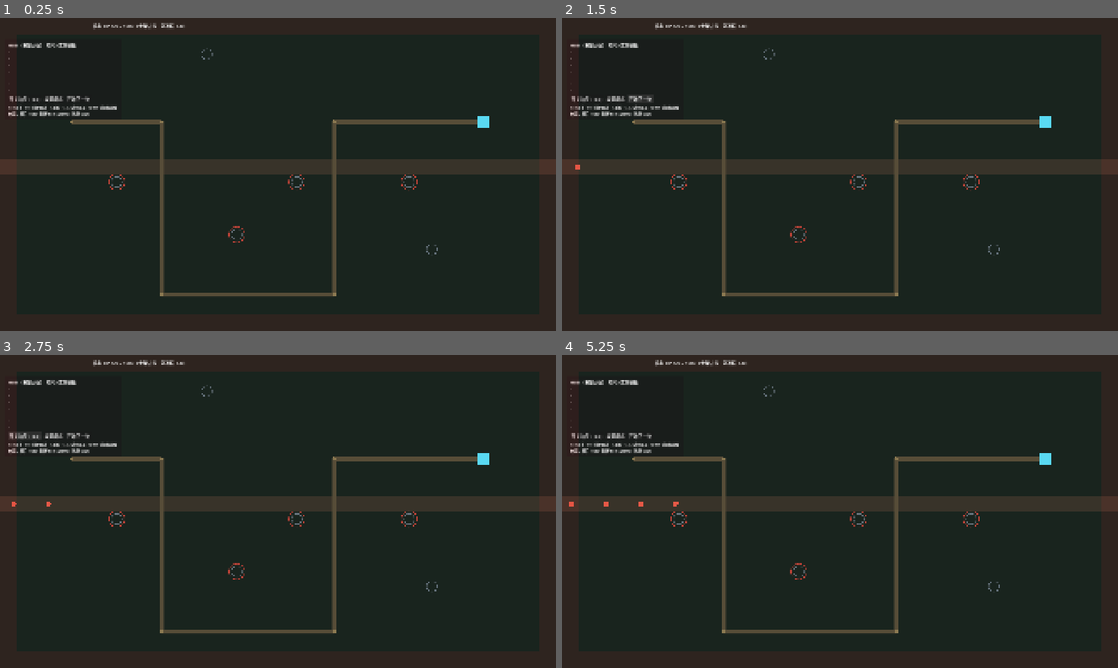
Above: before the commit, frames 1-4 (two rows, left to right).
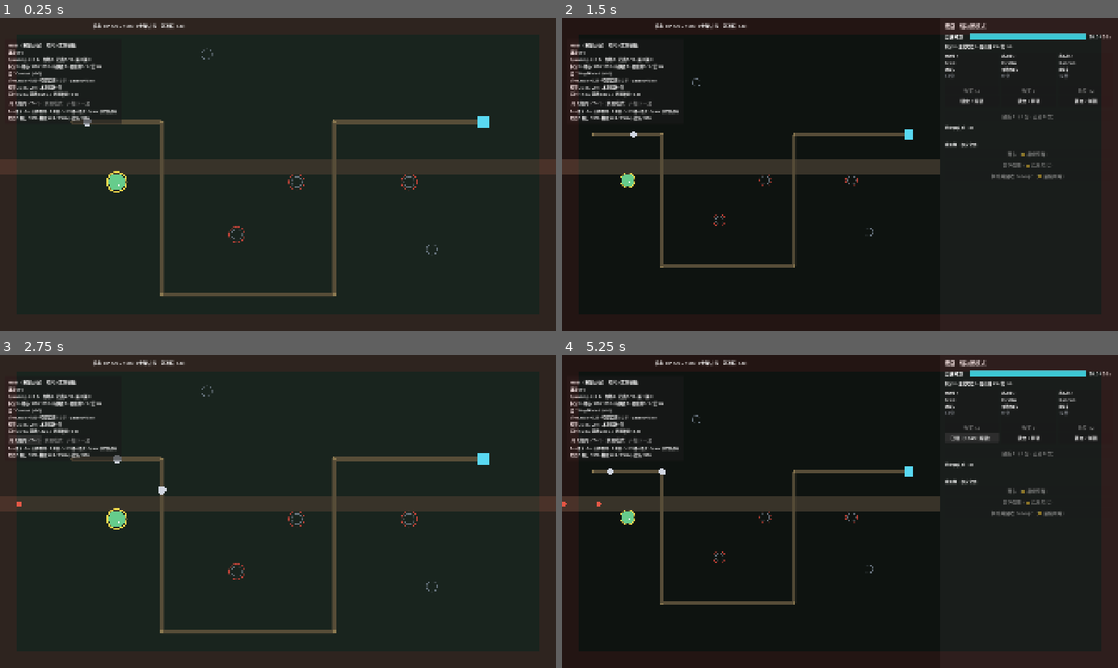
Above: after the commit, the same moments.

Repository: w814929152/corebound
Game: Godot game, scene res://scenes/main.tscn
The game is run twice, just before and just after one commit, with the same random seed, the same clock (stepped at 60 frames per second) and the same inputs.
Inputs (mouse positions are in pixels of both pictures, inside the frame that each line leads up to):
- Up to frame 1 (0.25 s): no input
- Up to frame 2 (1.5 s): click "开始下一波" (after the commit: "开关抽屉 (Tab)") at 0.5 s; click (639, 99) at 1.25 s, where only the run before the commit has a clickable "开始下一波"
- Up to frame 3 (2.75 s): click "开关抽屉 (Tab)" at 2 s
- Up to frame 4 (5.25 s): click "放置模式" (after the commit: "开关抽屉 (Tab)") at 2.75 s; click "放置模式" at 3.5 s; click "开关抽屉 (Tab)" at 4.25 s; click (973, 436) at 5 s, where only the run after the commit has a clickable "锁定 / 解锁"

The runs differ from the first frame. In frame 1, 1.9% of the frame differs, in the area x 1-23%, y 10-56%; in frame 2, 8.3%; in frame 3, 2.0%; in frame 4, 8.4%, in the area x 0-100%, y 1-89%.
Error before the commit: Parse Error: Cannot infer the type of "slot" variable because the value doesn't have a set type. (res://scripts/gameplay/shop_controller.gd:159)

Commit message:
切片8续: I-7塔位点选(D-9单塔效果卡2次输入+D-TB-6强制点选)
- shop_runtime: selected_tower_slot状态+select_tower/clear_selection+Tag合法性(tower_accepts_tag/can_attach_card/get_legal_hosts,D-8①中性塔收任意)+_reinforce_host(点选合法→该塔否则主塔)+legal_note三态(主塔收/强制点选/无宿主H8)
- monster_layer: 已建塔渲染(原型色+h层刻度+主塔描边)+选中高亮(青圈)+D-TB-6合法宿主高亮(橙底圈)+点击命中_hit_tower_slot发tower_select_requested(ALWAYS收点击)
- time_director: tower_select_requested信号; shop_controller: _on_tower_select_requested接线; battle_shop: 注入controller到MonsterLayer
- 金标本零改动(AI恒不点选); 全量3147项断言0失败EXIT=0; 场景冒烟22项0失败零SCRIPT ERROR
- 修正切片4 D-8①断言为D-TB-6新口径(选择宿主塔)

Diff:
--- a/scripts/gameplay/shop_controller.gd
+++ b/scripts/gameplay/shop_controller.gd
@@ -85,9 +85,12 @@
 		d.wave_started.connect(_on_wave_started)
 	if not d.is_connected("wave_ended", _on_wave_ended):
 		d.wave_ended.connect(_on_wave_ended)
-	#  salvage_requested：🟡 后续切片（拆除回收结算器），本轮只登记不实现
+	#  salvage_requested：切片8 拆除回收结算器 + I-9 二次确认弹窗
 	if not d.is_connected("salvage_requested", _on_salvage_requested):
 		d.salvage_requested.connect(_on_salvage_requested)
+	#  I-7 塔位点选：MonsterLayer 点击塔 → runtime.select_tower
+	if not d.is_connected("tower_select_requested", _on_tower_select_requested):
+		d.tower_select_requested.connect(_on_tower_select_requested)
 
 
 ## 切片5：`WaveDirector` 注入。波次推进（刷怪 / 伤害 / 漏怪 / 结束判定）由它负责。
@@ -150,18 +153,29 @@
 	_emit_shop()
 
 
+## 🟡 切片8·I-7：战场塔位点选接线（MonsterLayer 点击塔 → runtime.select_tower）。
+##   🔴 纯接线：改的是 runtime 的**点选状态**（UI 侧临时选择），不改构筑数值；
+##      点选后 reinforce 卡的宿主由 `_reinforce_host()` 决定（点选合法→该塔，否则→主塔）。
+func _on_tower_select_requested(slot: int) -> void:
+	if runtime == null:
+		return
+	if runtime.select_tower(slot):
+		print("[shop_controller] 点选塔位 %d（reinforce 将投此塔，若 Tag 合法）" % slot)
+		_emit_shop()
+
+
 func _on_salvage_requested() -> void:
 	# 切片8 · 拆除回收 `Salvage`（I-9 二次确认弹窗，Q-C3 原文 / E8 / E15）
 	if runtime == null:
 		return
 	# 🟡 MVP：salvage_requested 无参（I-7 塔位点选随 D-9 后续切片）→ 目标取**主塔**
 	#    （与 reinforce 恒投 core_tower_slot 同口径）。有塔才可拆。
-	var slot := runtime.core_tower_slot()
+	var slot: int = runtime.core_tower_slot()
 	if slot < 0:
 		runtime.last_error = "场上无塔可拆除"
 		_emit_shop()
 		return
-	var prev := runtime.preview_salvage(slot)
+	var prev: Dictionary = runtime.preview_salvage(slot)
 	if not bool(prev["ok"]):
 		runtime.last_error = String(prev["reason"])
 		_emit_shop()
@@ -179,7 +193,7 @@
 		int(prev["cards_destroyed"]), int(prev["layers_destroyed"])]
 	# 🔴 E15：弹窗打开时世界仍 paused（dialog process_mode=ALWAYS，不解除暂停）
 	dlg.show_confirm("拆除并回收 Salvage？", body, func() -> void:
-		var res := runtime.salvage_tower(slot)
+		var res: Dictionary = runtime.salvage_tower(slot)
 		if bool(res["ok"]):
 			print("[shop_controller] 拆除塔位 %d：返还 %.0f 分 / 销毁 %d 张（%d 层）"
 				% [slot, float(res["refund"]), int(res["cards_destroyed"]), int(res["layers_destroyed"])])
--- a/scripts/gameplay/shop_runtime.gd
+++ b/scripts/gameplay/shop_runtime.gd
@@ -121,6 +121,12 @@
 var last_error: String = ""
 
 var _placing_index: int = -1    # 正在放置的待放置队列下标（-1 = 不在放置中）
+## 🟡 切片8·I-7 · 玩家点选的塔位（-1 = 未点选）。单塔效果卡（reinforce）购买时：
+##   · 有点选且该塔合法接收此卡 → 投该塔（2 次输入：先点塔再买）；
+##   · 否则 → 投主塔 `core_tower_slot()`（1 次输入默认）；
+##   · 主塔也不合法接收 → 无合法宿主（D-TB-6 强制点选 / H8 置灰）。
+## 🔴 仅玩家路线状态；金标本 AI 路线恒不点选（apply_action 恒投传入的 slot）。
+var selected_tower_slot: int = -1
 
 
 # ---------------------------------------------------------------------------
@@ -145,6 +151,7 @@
 	pending_cost = []
 	counts = {}
 	_placing_index = -1
+	selected_tower_slot = -1
 	last_error = ""
 
 
@@ -158,6 +165,7 @@
 	lock_index = -1                 # Q-SR4：锁定每波重置
 	counts = {}
 	_placing_index = -1
+	selected_tower_slot = -1        # I-7：点选每波清空（避免跨波残留误投）
 	last_error = ""
 	offers = deal_initial_shop()
 
@@ -343,7 +351,8 @@
 			# 建筑卡：买的时候**不落塔**（买/放解耦），落子走 `confirm_placement()`
 			return ["build", nm, null, null]
 		"reinforce":
-			var host := core_tower_slot()
+			# 🟡 I-7：宿主 = 点选合法塔 → 主塔 → 无合法宿主（D-TB-6 强制点选前置）
+			var host := _reinforce_host(nm)
 			if host < 0:
 				return []
 			if player.cards.has(nm):
@@ -375,6 +384,63 @@
 			top_l = li
 			top_h = hi
 	return top
+
+
+# ---------------------------------------------------------------------------
+#  切片8·I-7 · 单塔效果卡装配合法性（D-8①：禁止异 Tag；中性塔可接收任意 Tag）
+#  与 tower-build TB-7 `can_attach` / D-TB-6 `get_legal_hosts` 同口径。
+# ---------------------------------------------------------------------------
+## 某座塔能否接收这张单塔效果卡（Tag 匹配：塔中性 "" 收任意；否则需同 Tag）。
+func tower_accepts_tag(slot: int, card_name: String) -> bool:
+	for t in player.towers:
+		if int(t.slot) == slot:
+			var ctag := _TD.tower_tag(String(t.ctype))
+			if ctag == "":
+				return true                          # 中性塔（Arrow/Beacon）收任意 Tag
+			return ctag == _TD.reinf_tag(card_name)
+	return false
+
+
+## 该卡能否装配到指定塔（塔存在 + Tag 合法）。
+func can_attach_card(slot: int, card_name: String) -> bool:
+	if _tower_index(slot) < 0:
+		return false
+	return tower_accepts_tag(slot, card_name)
+
+
+## D-TB-6 强制点选用：所有能接收该卡的塔位（Array[int]）。
+func get_legal_hosts(card_name: String) -> Array:
+	var out: Array = []
+	for t in player.towers:
+		var s := int(t.slot)
+		if tower_accepts_tag(s, card_name):
+			out.append(s)
+	return out
+
+
+## I-7 点选/取消点选一座塔（供战场点击接线）。返回是否成功（塔位存在才可点）。
+func select_tower(slot: int) -> bool:
+	if _tower_index(slot) < 0:
+		last_error = "塔位 %d 不存在" % slot
+		return false
+	selected_tower_slot = slot
+	last_error = ""
+	return true
+
+
+func clear_selection() -> void:
+	selected_tower_slot = -1
+
+
+## 单塔效果卡的**实际宿主**：点选合法 → 用点选塔；否则 → 主塔（1 次输入默认）。
+## 返回 -1 = 无合法宿主（D-TB-6 强制点选 / H8 置灰的前置判据）。
+func _reinforce_host(card_name: String) -> int:
+	if selected_tower_slot >= 0 and can_attach_card(selected_tower_slot, card_name):
+		return selected_tower_slot
+	var core := core_tower_slot()
+	if core >= 0 and can_attach_card(core, card_name):
+		return core
+	return -1
 
 
 ## H8「无合法目标」的判定（E1 建筑卡 / E9 单塔效果卡）；全局卡恒 true。
@@ -403,16 +469,15 @@
 		"reinforce":
 			if player.towers.is_empty():
 				return "需先建造一座塔"                     # E9
-			var host := core_tower_slot()
-			if host < 0:
-				return "需先建造一座塔"
-			var ctag := ""
-			for t in player.towers:
-				if int(t.slot) == host:
-					ctag = _TD.tower_tag(String(t.ctype))
-			# D-8①：禁止异 Tag 装配；🔴 中性塔（tag == ""）可接收任意 Tag 卡
-			if ctag != "" and ctag != _TD.reinf_tag(nm):
-				return "主塔不接收该 Tag"                   # 🟡 点选副塔 = 2 次输入，后续切片
+			# 🟡 I-7：合法 = **存在任一塔可接收**（不只看主塔）。
+			#    · 主塔接收 → 1 次输入默认投主塔（legal_note=""）；
+			#    · 主塔不接收但有副塔接收 → D-TB-6 强制点选（仍 legal，只是要 2 次输入）；
+			#    · 无任何塔接收 → H8 置灰。
+			var hosts := get_legal_hosts(nm)
+			if hosts.is_empty():
+				return "无塔接收该 Tag"                   # H8：无任何合法宿主
+			if _reinforce_host(nm) < 0:
+				return "选择宿主塔"                       # D-TB-6：主塔不接收，需点选副塔
 			return ""
 		"econ":
 			return ""
@@ -796,6 +861,7 @@
 		"income_mult": float(player.income_mult),
 		"reroll_disc": float(player.reroll_disc),
 		"core_tower_slot": core_tower_slot(),
+		"selected_tower_slot": selected_tower_slot,   # I-7：点选塔位（-1=无）
 		"slots": slots,
 		"place_modes": place_modes,
 		"build": _SimPlayer.build_str(player),
--- a/scripts/ui/battle_shop.gd
+++ b/scripts/ui/battle_shop.gd
@@ -63,6 +63,8 @@
 			ml.bind_director(wave_director)
 		if ml.has_method("bind_time_director"):
 			ml.bind_time_director(director)
+		if ml.has_method("bind_controller"):
+			ml.bind_controller(controller)
 	var hud := get_node_or_null("HudLayer/Hud")
 	if hud != null and hud.has_method("bind_director"):
 		hud.bind_director(director)
--- a/scripts/ui/monster_layer.gd
+++ b/scripts/ui/monster_layer.gd
@@ -43,11 +43,17 @@
 
 var director: Node = null        # WaveDirector
 var time_director: Node = null   # TimeDirector（读抽屉宽，决定战场可视宽）
+## 🟡 切片8·I-7：商店控制器（读 runtime.snapshot() 画已建塔 + 点选/合法宿主高亮）。
+##   🔴 只读，不写玩法状态（与 WaveDirector 一样是"画面事实"来源）。
+var controller: Node = null
 var _slot_rows: Array = []
 var _snap: Dictionary = {}
 
 
 func _ready() -> void:
+	# 🔴 I-7：点选是商店期交互（安全窗 paused=true 下也要收点击）→ ALWAYS。
+	#    本节点仍只读玩法状态、只发意图信号，process_mode 只影响"能否收输入"。
+	process_mode = Node.PROCESS_MODE_ALWAYS
 	_slot_rows = _PathGeometry.slot_exposure(_Geo6.SLOTS6, 9.0)
 
 
@@ -62,6 +68,18 @@
 		return
 	if not d.is_connected("state_changed", _on_state_changed):
 		d.state_changed.connect(_on_state_changed)
+	queue_redraw()
+
+
+## I-7：注入 ShopController（读 runtime 画已建塔 + 点选/合法宿主高亮）。
+func bind_controller(c: Node) -> void:
+	controller = c
+	if c == null:
+		return
+	if not c.is_connected("shop_changed", _on_state_changed):
+		c.shop_changed.connect(_on_state_changed)
+	if not c.is_connected("run_changed", _on_state_changed):
+		c.run_changed.connect(_on_state_changed)
 	queue_redraw()
 
 
@@ -110,6 +128,133 @@
 	return Vector2(float(t["ox"]) + p.x * float(t["sc"]), float(t["oy"]) + p.y * float(t["sc"]))
 
 
+## I-7：屏幕坐标 → 塔位世界坐标的逆映射（点击命中判定用）。
+func _to_world(screen_p: Vector2) -> Vector2:
+	var t := _xform()
+	var sc := float(t["sc"])
+	return Vector2((screen_p.x - float(t["ox"])) / sc, (screen_p.y - float(t["oy"])) / sc)
+
+
+## I-7：点击战场上的塔 → 发 `tower_select_requested(slot)`（由 ShopController 接 runtime.select_tower）。
+##   · 只发意图、不改状态（SR-5）；命中半径 = 塔身半径 + 余量（像素级宽容）。
+##   · 🔴 仅商店抽屉展开时响应（战斗/收拢时点击战场不该改点选）。
+func _unhandled_input(event: InputEvent) -> void:
+	if not (event is InputEventMouseButton):
+		return
+	var mb := event as InputEventMouseButton
+	if not mb.pressed or mb.button_index != MOUSE_BUTTON_LEFT:
+		return
+	if controller == null or controller.runtime == null:
+		return
+	# 仅抽屉展开（商店期）可点选塔
+	var drawer_open := false
+	if time_director != null:
+		drawer_open = (int(time_director.sm.clock()["drawer"]) != 0)
+	if not drawer_open:
+		return
+	var hit := _hit_tower_slot(mb.global_position)
+	if hit >= 0:
+		# 交给 ShopController 接线（不直接调 runtime，守 SR-5 依赖方向）
+		if director != null:
+			director.emit_signal("tower_select_requested", hit)
+		get_viewport().set_input_as_handled()
+
+
+## 命中判定：找最近的**已建塔**塔位（世界坐标距离 < 命中半径）。返回 slot 或 -1。
+func _hit_tower_slot(screen_p: Vector2) -> int:
+	var wp := _to_world(screen_p)
+	var t := _xform()
+	var sc := float(t["sc"])
+	var hit_radius_world := maxf(9.0, sc * 1.6)     # 塔身半径 + 余量
+	var best := -1
+	var best_d := INF
+	if controller == null or controller.runtime == null:
+		return -1
+	for tw in controller.runtime.player.towers:
+		var s := int(tw.slot)
+		if s < 0 or s >= _Geo6.SLOTS6.size():
+			continue
+		var d := wp.distance_to(_Geo6.SLOTS6[s])
+		if d < hit_radius_world and d < best_d:
+			best = s
+			best_d = d
+	return best
+
+
+# ---------------------------------------------------------------------------
+#  已建塔渲染（I-7）
+# ---------------------------------------------------------------------------
+# 塔原型配色（占位，与怪物区分：塔偏青绿系）
+const C_TOWER_ARROW := Color(0.40, 0.80, 0.55, 1.0)   # 中性（Arrow）
+const C_TOWER_CANNON := Color(0.95, 0.55, 0.30, 1.0)  # fire（Cannon）
+const C_TOWER_FROST := Color(0.45, 0.70, 0.95, 1.0)   # frost（Frost）
+const C_TOWER_CORE := Color(0.95, 0.85, 0.30, 1.0)    # 主塔描边
+const C_SELECT := Color(0.35, 0.95, 0.95, 1.0)        # I-7 选中高亮
+const C_HOST := Color(0.95, 0.75, 0.35, 0.9)          # D-TB-6 合法宿主高亮
+
+
+func _tower_color(ctype: String) -> Color:
+	match ctype:
+		"Cannon":
+			return C_TOWER_CANNON
+		"Frost":
+			return C_TOWER_FROST
+		_:
+			return C_TOWER_ARROW
+
+
+## 画已建塔：塔原型色实心 + 层数刻度（h 个小点）+ 主塔描边 + 选中/合法宿主高亮。
+func _draw_towers(sc: float) -> void:
+	if controller == null or controller.runtime == null:
+		return
+	var snap: Dictionary = controller.runtime.snapshot()
+	# 🔴 snapshot 里塔位列表键是 "slots"（含 ctype/h/empty）；"towers" 是数量 int。
+	var towers: Array = snap.get("slots", [])
+	var selected: int = int(snap.get("selected_tower_slot", -1))
+	var core_slot: int = int(snap.get("core_tower_slot", -1))
+	var hosts: Array = _forced_select_hosts(snap)
+
+	for tw in towers:
+		if bool(tw.get("empty", true)):
+			continue
+		var slot: int = int(tw.get("slot", -1))
+		if slot < 0 or slot >= _Geo6.SLOTS6.size():
+			continue
+		var sp := _to_screen(_Geo6.SLOTS6[slot])
+		var h: int = int(tw.get("h", 1))
+		var rad := maxf(7.0, sc * 1.1)
+
+		# D-TB-6 合法宿主高亮（在塔身之下，作底圈）
+		if hosts.has(slot):
+			draw_arc(sp, rad + maxf(4.0, sc * 0.7), 0.0, TAU, 30, C_HOST, maxf(2.0, sc * 0.22), true)
+		# 塔身
+		draw_circle(sp, rad, _tower_color(String(tw.get("ctype", "Arrow"))))
+		# 主塔描边
+		if slot == core_slot:
+			draw_arc(sp, rad + maxf(1.5, sc * 0.2), 0.0, TAU, 28, C_TOWER_CORE, maxf(1.5, sc * 0.18), true)
+		# 选中高亮（最外圈，青）
+		if slot == selected:
+			draw_arc(sp, rad + maxf(4.0, sc * 0.6), 0.0, TAU, 30, C_SELECT, maxf(2.5, sc * 0.24), true)
+		# 层数刻度（h 个白点，沿塔身底部排开）
+		var n := mini(h, 8)
+		for k in range(n):
+			var ang := PI * (0.25 + 0.5 * float(k) / float(maxi(1, n - 1)))
+			var dot := Vector2(sp.x + cos(ang) * rad * 0.5, sp.y + sin(ang) * rad * 0.5)
+			draw_circle(dot, maxf(1.2, sc * 0.14), Color(1.0, 1.0, 1.0, 0.9))
+
+
+## D-TB-6：若当前商店焦点位是"需强制点选"的 reinforce 卡，返回其合法宿主塔位；否则空。
+##   🔴 只读 runtime 的 offer + get_legal_hosts，不改任何状态。
+func _forced_select_hosts(snap: Dictionary) -> Array:
+	var offers: Array = snap.get("offers", [])
+	var notes: Array = snap.get("notes", [])
+	var kinds: Array = snap.get("kinds", [])
+	for i in range(mini(offers.size(), notes.size())):
+		if String(kinds[i]) == "单塔效果卡" and String(notes[i]) == "选择宿主塔":
+			return controller.runtime.get_legal_hosts(String(offers[i]))
+	return []
+
+
 # ---------------------------------------------------------------------------
 #  绘制
 # ---------------------------------------------------------------------------
@@ -137,6 +282,9 @@
 		draw_arc(sp, maxf(5.0, sc * 0.7), 0.0, TAU, 24, C_SLOT, maxf(1.0, sc * 0.10), true)
 		if bool(row["is_exposed"]):
 			draw_arc(sp, maxf(7.0, sc * 1.05), 0.0, TAU, 28, C_EXPOSE, maxf(1.0, sc * 0.08), true)
+
+	# ---- 已建塔（I-7：按塔原型上色 + 层数刻度 + 选中/合法宿主高亮）----
+	_draw_towers(sc)
 
 	# ---- 怪物 ----
 	if _snap.is_empty():
--- a/scripts/ui/time_director.gd
+++ b/scripts/ui/time_director.gd
@@ -33,6 +33,8 @@
 signal lock_toggled(slot: int)
 signal placement_confirmed(slot: int)
 signal salvage_requested()
+## 🟡 切片8·I-7：战场塔位点选请求（MonsterLayer 点击塔 → 本信号 → ShopController 接 runtime.select_tower）
+signal tower_select_requested(slot: int)
 signal placement_cancelled()
 
 
--- a/tests/test_suite_slice4.gd
+++ b/tests/test_suite_slice4.gd
@@ -384,9 +384,11 @@
 	_check_int("② 占 1 个强化槽（Arrow + FireUp = 2）", rt.player.cards.size(), 2)
 
 	# ---- D-8① / E9 ----
+	# 🟡 I-7（切片8）：主塔 fire 拒 FrostUp 但场上有中性 Arrow 可收 → D-TB-6 强制点选
+	#    （legal_note = "选择宿主塔"，1 步购买置灰，需先点选合法副塔再买）。
 	rt.offers = ["FrostUp"]
-	_check_str("D-8① 主塔 fire 不接收 frost 卡 → 置灰", rt.legal_note(0), "主塔不接收该 Tag")
-	_check_bool("D-8① 买不了", rt.buy(0), false)
+	_check_str("D-8① 主塔 fire 拒 FrostUp 但有中性塔可收 → D-TB-6 强制点选", rt.legal_note(0), "选择宿主塔")
+	_check_bool("D-8① 1 步购买置灰（需先点选宿主）", rt.buy(0), false)
 	var rt9 = _mk_runtime(2024)
 	rt9.player.towers = []
 	rt9.offers = ["FireUp"]
--- a/tests/test_suite_slice8.gd
+++ b/tests/test_suite_slice8.gd
@@ -297,11 +297,75 @@
 
 
 # ===========================================================================
+#  AC-S8-7 · I-7 塔位点选（Tag 合法性 + reinforce 改投 + D-TB-6 强制点选）
+# ===========================================================================
+func _test_tower_selection() -> void:
+	_log("")
+	_log("--- [AC-S8-7] I-7 塔位点选：Tag 合法性 + reinforce 改投 + D-TB-6 强制点选 ---")
+	# 起手清空，建两座塔：Cannon(fire, slot1) 主塔 + Arrow(中性, slot2)
+	var rt = _mk_runtime()
+	rt.player.towers = []
+	rt.player.cards = {}
+	_add_tower(rt, 1, "Cannon", 3, 36.0)     # fire 塔，层数最高 → 主塔
+	_add_tower(rt, 2, "Arrow", 1, 12.0)      # 中性塔（收任意 Tag）
+	rt.player.cards["Arrow"] = true
+
+	# ---- Tag 合法性 ----
+	_check_bool("Cannon(fire) 接收 FireUp", rt.can_attach_card(1, "FireUp"), true)
+	_check_bool("Cannon(fire) 拒绝 FrostUp", rt.can_attach_card(1, "FrostUp"), false)
+	_check_bool("Arrow(中性) 接收 FrostUp", rt.can_attach_card(2, "FrostUp"), true)
+	_check_bool("Arrow(中性) 接收 FireUp", rt.can_attach_card(2, "FireUp"), true)
+
+	# ---- get_legal_hosts ----
+	var hosts := rt.get_legal_hosts("FrostUp")
+	_check_int("FrostUp 合法宿主仅 Arrow(slot2)", hosts.size(), 1)
+	_check_int("FrostUp 合法宿主 = slot2", int(hosts[0]), 2)
+	var hosts2 := rt.get_legal_hosts("FireUp")
+	_check_int("FireUp 合法宿主 = 2 座（fire+中性）", hosts2.size(), 2)
+
+	# ---- reinforce 改投：默认投主塔（fire）----
+	rt.scrap = 200.0
+	rt.offers = ["FireUp"]
+	_check_int("默认宿主 = 主塔 slot1", rt._reinforce_host("FireUp"), 1)
+
+	# ---- 点选副塔 Arrow → 改投 slot2 ----
+	_check_bool("点选 slot2 成功", rt.select_tower(2), true)
+	_check_int("点选后 _reinforce_host(FireUp) = slot2", rt._reinforce_host("FireUp"), 2)
+	# 点选不存在的塔 → 失败
+	_check_bool("点选不存在塔位 → 拒绝", rt.select_tower(9), false)
+
+	# ---- D-TB-6 强制点选：主塔不接收但副塔接收 ----
+	rt.clear_selection()
+	rt.offers = ["FrostUp"]
+	_check_str("主塔Cannon拒FrostUp但Arrow收 → legal_note=选择宿主塔",
+		rt.legal_note(0), "选择宿主塔")
+	# 无任何塔接收 → H8
+	rt.offers = ["ScrapUp"]   # econ 恒 legal，换回 reinforce 测无宿主
+	# 建一座纯 Cannon 场景：把 Arrow 换成 Cannon
+	rt.player.towers = []
+	rt.player.cards = {}
+	_add_tower(rt, 1, "Cannon", 3, 36.0)
+	rt.offers = ["FrostUp"]
+	_check_str("全场fire塔拒FrostUp → 无塔接收该Tag(H8)", rt.legal_note(0), "无塔接收该 Tag")
+
+	# ---- 点选每波清空 ----
+	var rt2 = _mk_runtime()
+	rt2.player.towers = []
+	rt2.player.cards = {}
+	_add_tower(rt2, 1, "Cannon", 3, 36.0)
+	_add_tower(rt2, 2, "Arrow", 1, 12.0)
+	rt2.select_tower(2)
+	_check_int("点选后 selected=2", rt2.selected_tower_slot, 2)
+	rt2.start_wave(3)
+	_check_int("start_wave 清空点选", rt2.selected_tower_slot, -1)
+
+
+# ===========================================================================
 #  汇总
 # ===========================================================================
 func run_all() -> bool:
 	_log("=".repeat(78))
-	_log("切片8 · 拆除回收 Salvage / 弃卡 / 卸下改投 + I-9 二次确认")
+	_log("切片8 · 拆除回收 Salvage / 弃卡 / 卸下改投 + I-9 二次确认 + I-7 塔位点选")
 	_log("=".repeat(78))
 	_test_invested_tracking()
 	_test_salvage_settlement()
@@ -310,6 +374,7 @@
 	_test_unequip_downgrade()
 	_test_confirm_dialog_component()
 	_test_golden_untouched()
+	_test_tower_selection()
 	_log("")
 	_log("-".repeat(78))
 	_log("切片8 合计：PASS=%d  FAIL=%d" % [_pass, _fail])
Not shown, changed: docs/architecture/control-manifest.md
Not shown, changed: docs/phase3/slice8-verify.md
